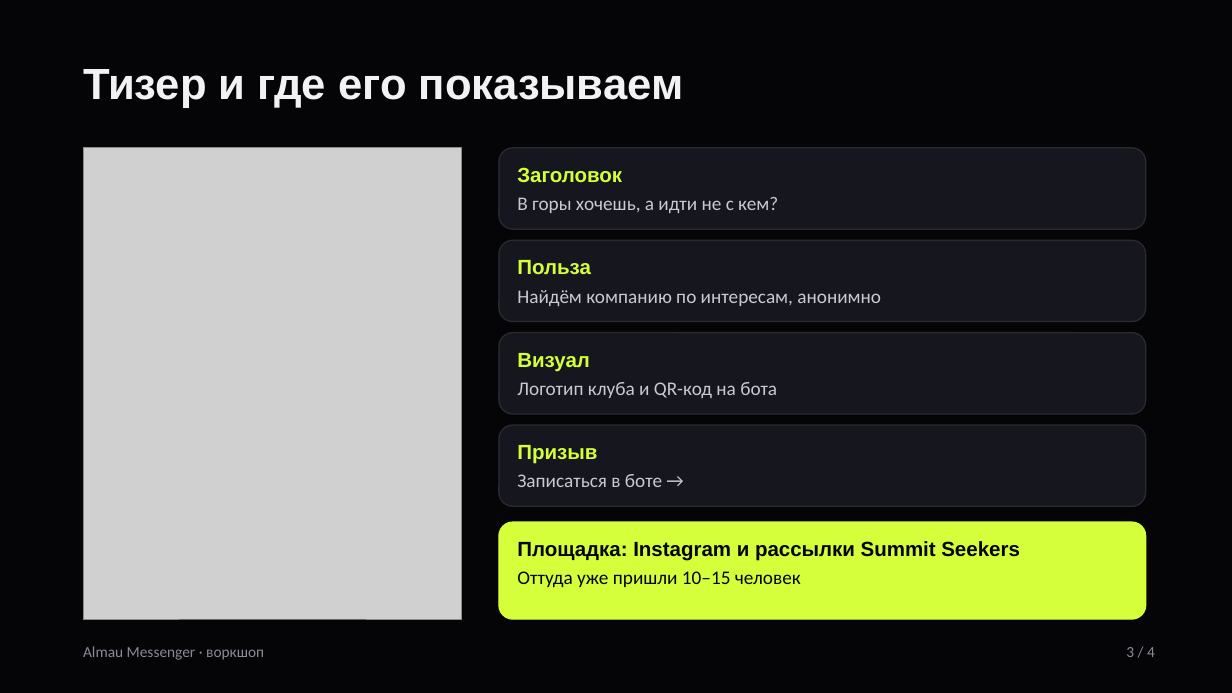
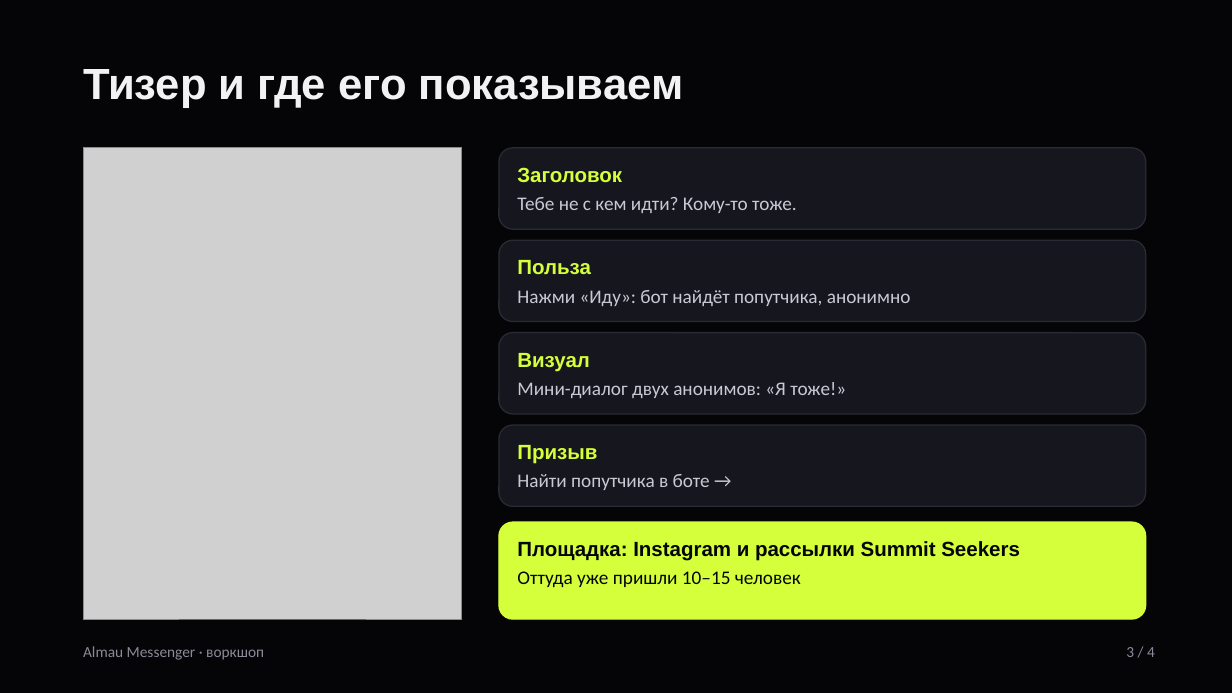
Before and after one commit to taekeanoshi/Almau_messanger, a slide deck: slide 3 of docs/Workshop_Almau_Messenger.pptx. Drawn at 1232x693 pixels with LibreOffice and Linux fonts; fonts in the diff are those of the drawing; grey boxes stand for pictures. Boxes give left, top, right and bottom in pixels: in the first picture for what was removed or moved away, otherwise in the second. Text is boxed around its words. In the diff, an @@ line names an element or a change of style, - is before the commit and + after.

```diff
--- a/docs/Workshop_Almau_Messenger.pptx
+++ b/docs/Workshop_Almau_Messenger.pptx
@@ text at box(517, 197, 797, 213): text changed @@
-В горы хочешь, а идти не с кем?
+Тебе не с кем идти? Кому-то тоже.
@@ text at box(517, 290, 911, 306): text changed @@
-Найдём компанию по интересам, анонимно
+Нажми «Иду»: бот найдёт попутчика, анонимно
@@ text at box(517, 382, 846, 398): text changed @@
-Логотип клуба и QR-код на бота
+Мини-диалог двух анонимов: «Я тоже!»
@@ text at box(517, 474, 710, 490): text changed @@
-Записаться в боте →
+Найти попутчика в боте →
```
Also in this commit, not shown: 3 other slides changed, 3 other files.
